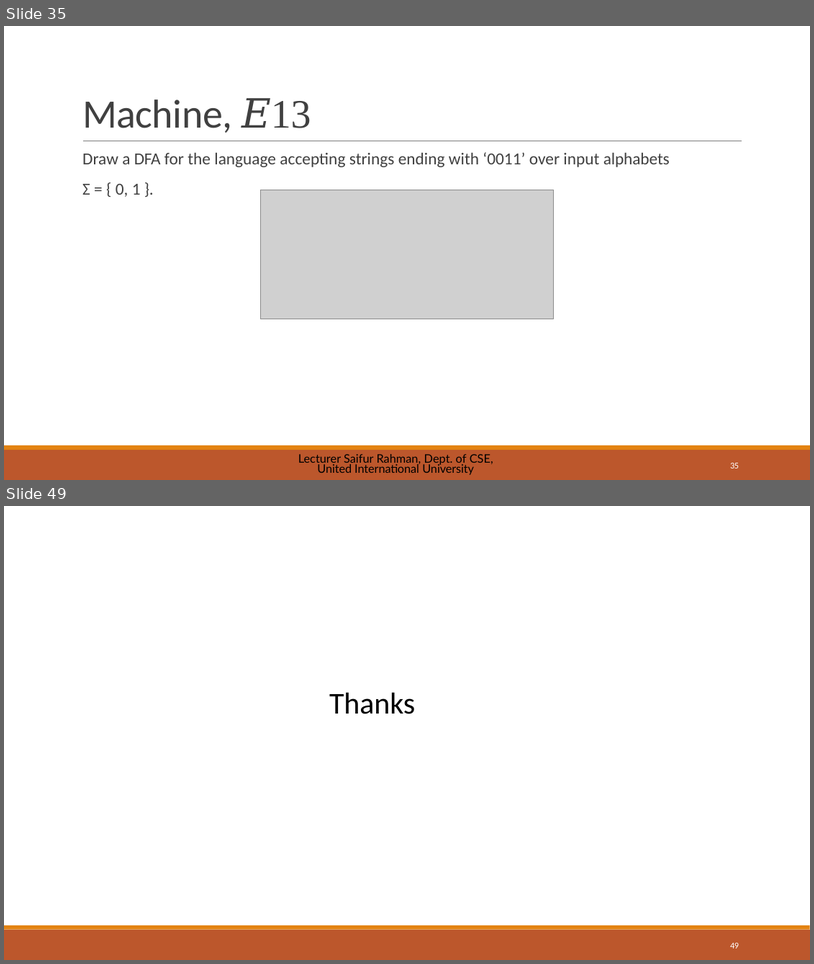
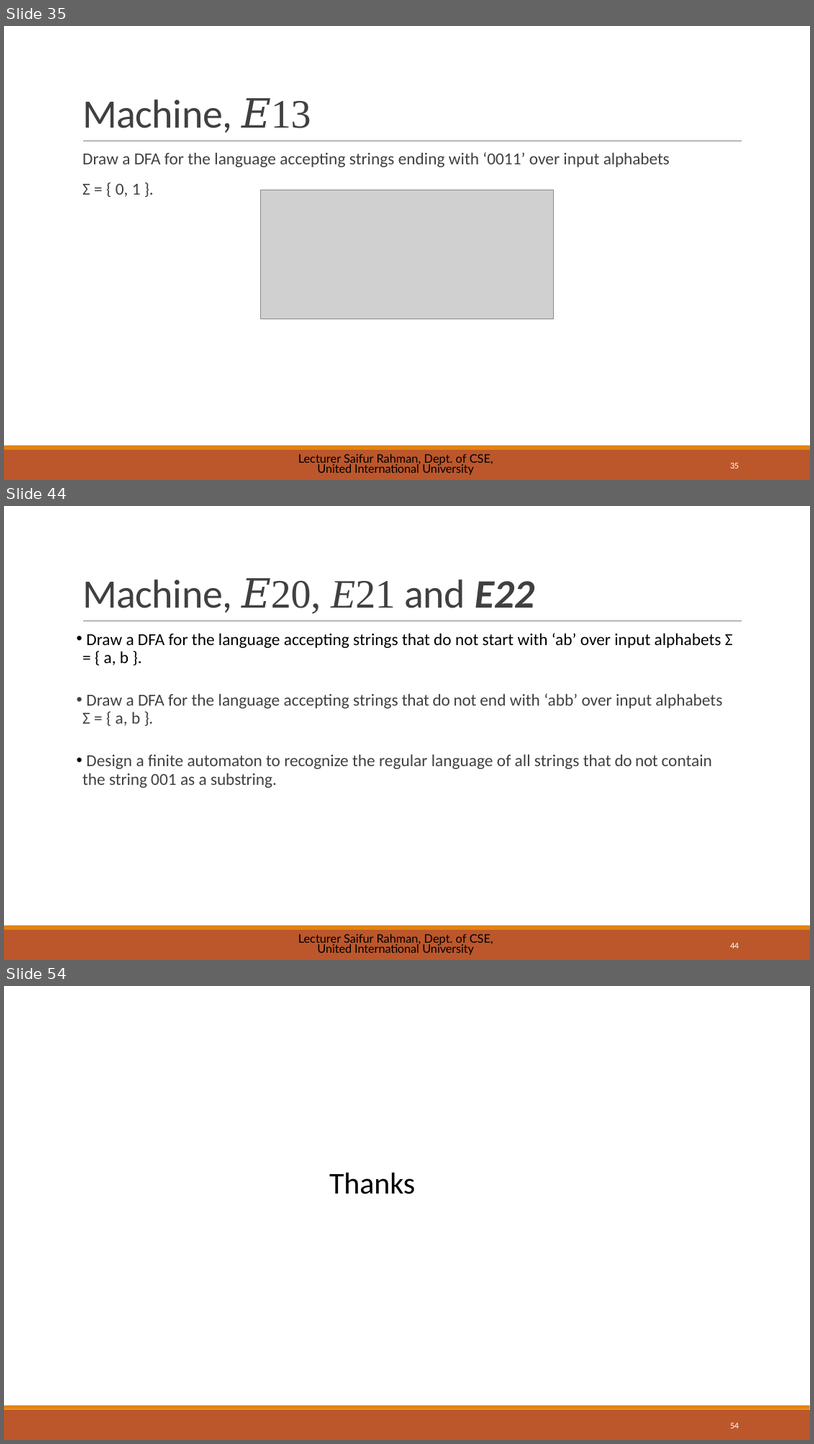
Before and after one commit to saifurrahman1701/UIU-Courses-Materials-, a slide deck: BSCSE/[251] Spring 2025/Theory of Computation_CSE 2233/Slides/03 - DFA.pptx. Shown one above the other, each under a label of ours: slides 35 and 49 before the commit, slides 35, 44 and 54 after it; the slides between them are not shown. The pictures are 814x964 and 814x1444 pixels, drawn with LibreOffice and Linux fonts; fonts in the diff are those of the drawing; grey boxes stand for pictures. Boxes give left, top, right and bottom in pixels: in the first picture for what was removed or moved away, otherwise in the second. Text is boxed around its words. In the diff, an @@ line names an element or a change of style, - is before the commit and + after.

```diff
--- a/BSCSE/[251] Spring 2025/Theory of Computation_CSE 2233/Slides/03 - DFA.pptx
+++ b/BSCSE/[251] Spring 2025/Theory of Computation_CSE 2233/Slides/03 - DFA.pptx
@@ slide 44 added at (x1=4, y1=506, x2=810, y2=960), background #FFFFFF; not listed: 3 template elements that a slide beside it also shows @@
@@ title added at (x1=82, y1=578, x2=535, y2=614), 48 pt, text #404040 @@
+Machine, 𝐸20, E21 and E22
@@ text added at (x1=82, y1=633, x2=733, y2=788), 20 pt, text #404040 @@
+• Draw a DFA for the language accepting strings that do not start with ‘ab’ over input alphabets Σ = { a, b }.
+• Draw a DFA for the language accepting strings that do not end with ‘abb’ over input alphabets
+  Σ = { a, b }.
+• Design a finite automaton to recognize the regular language of all strings that do not contain the string 001 as a substring.
@@ text added at (x1=298, y1=934, x2=494, y2=955), 14 pt, text #000000 @@
+Lecturer Saifur Rahman, Dept. of CSE, United International University
@@ page number added at (x1=730, y1=942, x2=739, y2=948), 10.5 pt, text #FFFFFF @@
+44
@@ what was slide 49 is now slide 54 @@
@@ page number at (x1=730, y1=1422, x2=739, y2=1428): text changed @@
-49
+54
```
Also in this commit, not shown: 13 slides changed, 4 other slides added, 1 other file.
